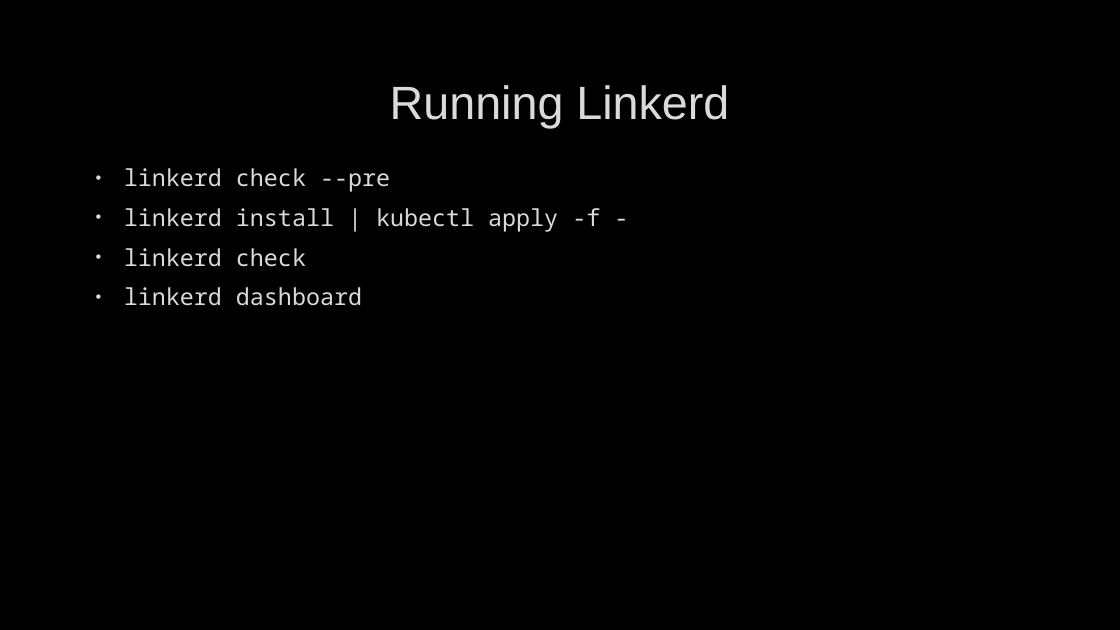
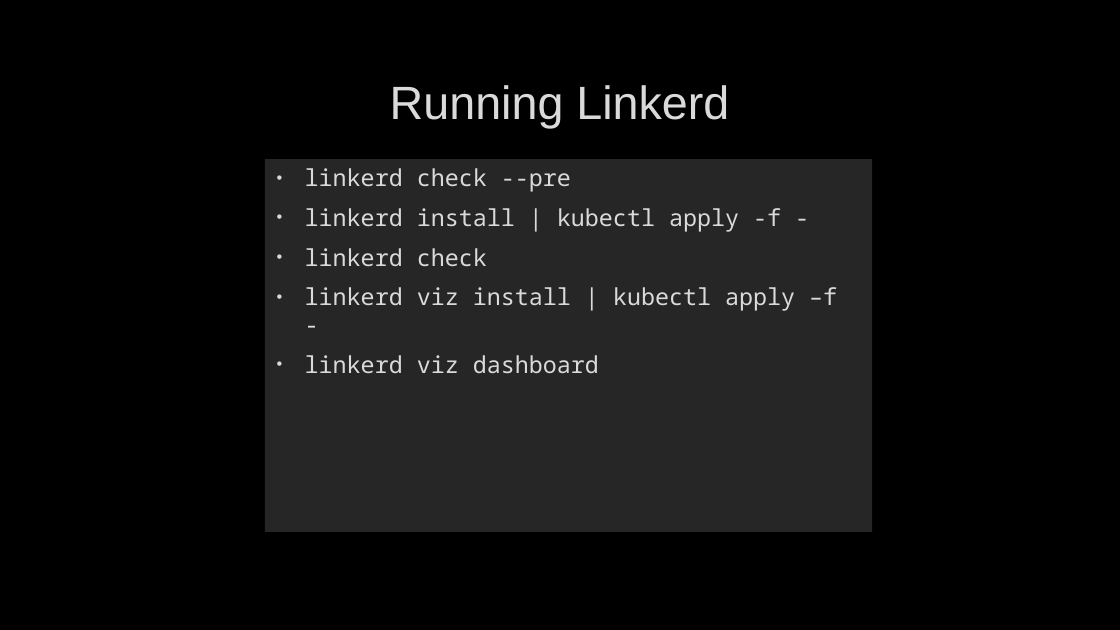
Before and after one commit to RendleLabs/ndc-manchester-2021, a slide deck: slide 24 of Workshop Day Two.pptx. Drawn at 1120x630 pixels with LibreOffice and Linux fonts; fonts in the diff are those of the drawing; background and template pictures are left out. Boxes give left, top, right and bottom in pixels: in the first picture for what was removed or moved away, otherwise in the second. Text is boxed around its words. In the diff, an @@ line names an element or a change of style, - is before the commit and + after.

Commit message:
Update Day 2 slides

```diff
--- a/Workshop Day Two.pptx
+++ b/Workshop Day Two.pptx
@@ text "linkerd check --pre": place and size @@
-text "linkerd check --pre" at (124,168,600,306)
+text "linkerd check --pre" at (265,159,872,532)
@@ text "linkerd check --pre" at (265,159,872,532): fill none to #262626; shadow on @@
@@ text at (305,287,837,373): text changed @@
-• linkerd dashboard
+• linkerd viz install | kubectl apply –f -
+• linkerd viz dashboard
```
Also in this commit, not shown: 2 slides added, 1 other file.
